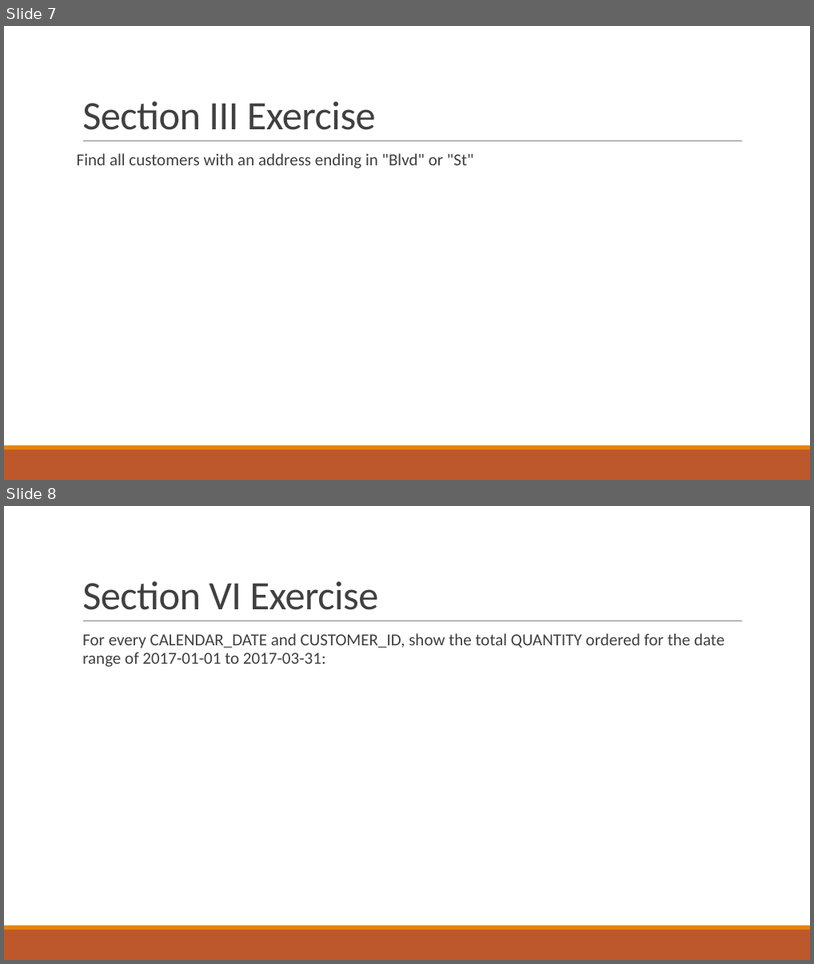
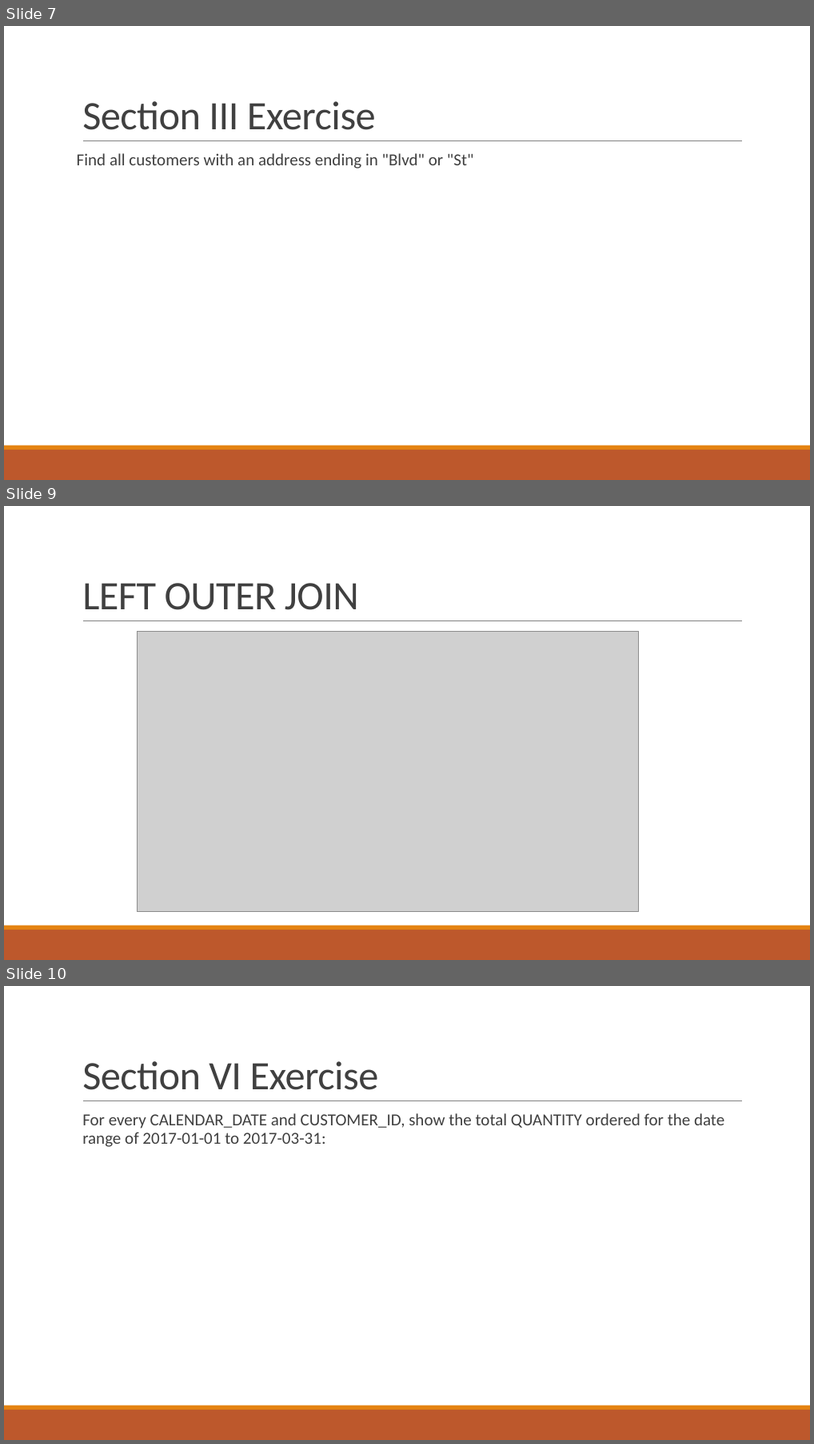
Before and after one commit to thomasnield/oreilly_intermediate_sql_for_data, a slide deck: oreilly_advanced_sql_for_data_analysis.pptx. Shown one above the other, each under a label of ours: slides 7 and 8 before the commit, slides 7, 9 and 10 after it; the slides between them are not shown. The pictures are 814x964 and 814x1444 pixels, drawn with LibreOffice and Linux fonts; fonts in the diff are those of the drawing; grey boxes stand for pictures. Boxes give left, top, right and bottom in pixels: in the first picture for what was removed or moved away, otherwise in the second. Text is boxed around its words. In the diff, an @@ line names an element or a change of style, - is before the commit and + after.

```diff
--- a/oreilly_advanced_sql_for_data_analysis.pptx
+++ b/oreilly_advanced_sql_for_data_analysis.pptx
@@ slide 9 added at (4, 506, 810, 960), background #FFFFFF; not listed: 3 template elements that a slide beside it also shows @@
@@ title added at (82, 583, 359, 610), 48 pt, text #404040 @@
+LEFT OUTER JOIN
@@ picture added at (137, 632, 638, 912) @@
@@ what was slide 8 is now slide 10 @@
```
Also in this commit, not shown: 5 other slides added, 5 other files.
